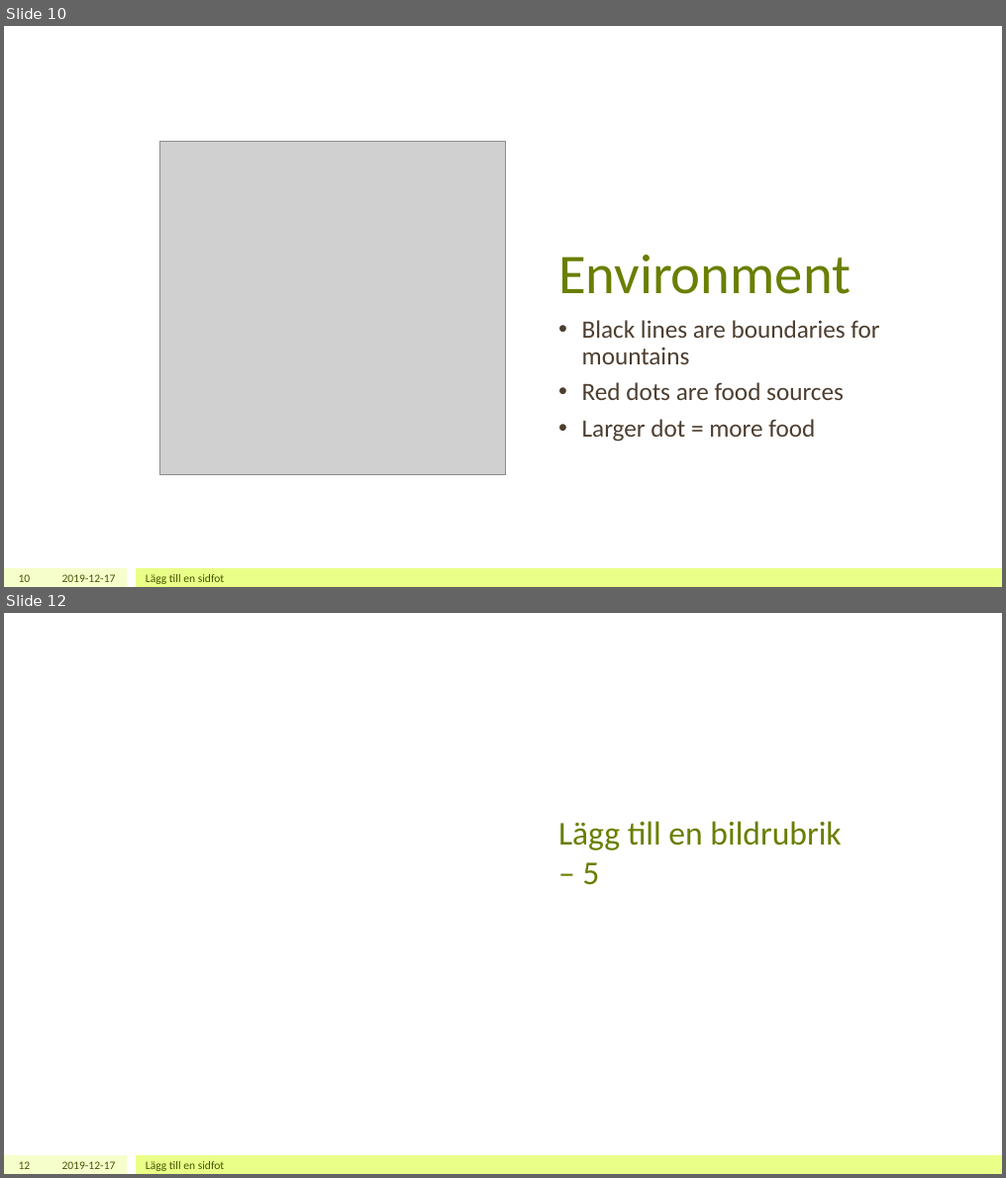
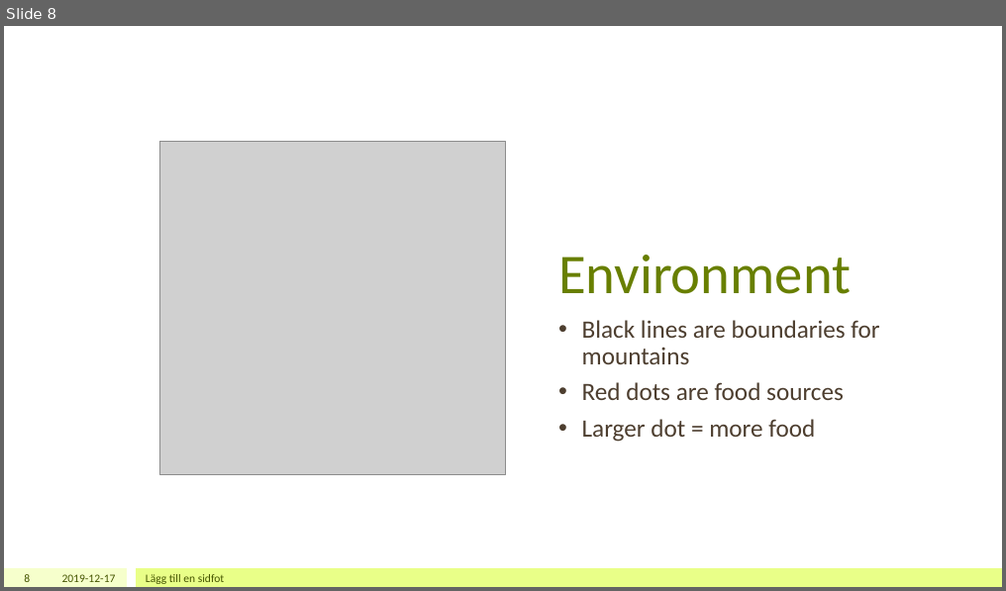
Before and after one commit to xRadne/Differentiation-of-Species, a slide deck: Differentiation of species.pptx. Shown one above the other, each under a label of ours: slides 10 and 12 before the commit, slide 8 after it; the slides between them are not shown. The pictures are 1006x1178 and 1006x591 pixels, drawn with LibreOffice and Linux fonts; fonts in the diff are those of the drawing; grey boxes stand for pictures. Boxes give left, top, right and bottom in pixels: in the first picture for what was removed or moved away, otherwise in the second. Text is boxed around its words. In the diff, an @@ line names an element or a change of style, - is before the commit and + after.

```diff
--- a/Differentiation of species.pptx
+++ b/Differentiation of species.pptx
@@ slide 12 removed at [4,613,1002,1174], background #FFFFFF; not listed: 2 template elements that a slide beside it also shows @@
@@ title removed at [558,821,841,885] @@
-Lägg till en bildrubrik
-– 5
@@ page number removed at [19,1161,31,1169] @@
-12
@@ text removed at [62,1161,116,1169] @@
-2019-12-17
@@ text removed at [146,1161,225,1171] @@
-Lägg till en sidfot
@@ what was slide 10 is now slide 8 @@
@@ page number at [24,574,30,582]: text changed @@
-10
+8
```
Also in this commit, not shown: 1 slide changed, 1 slide added, 3 other slides removed.
